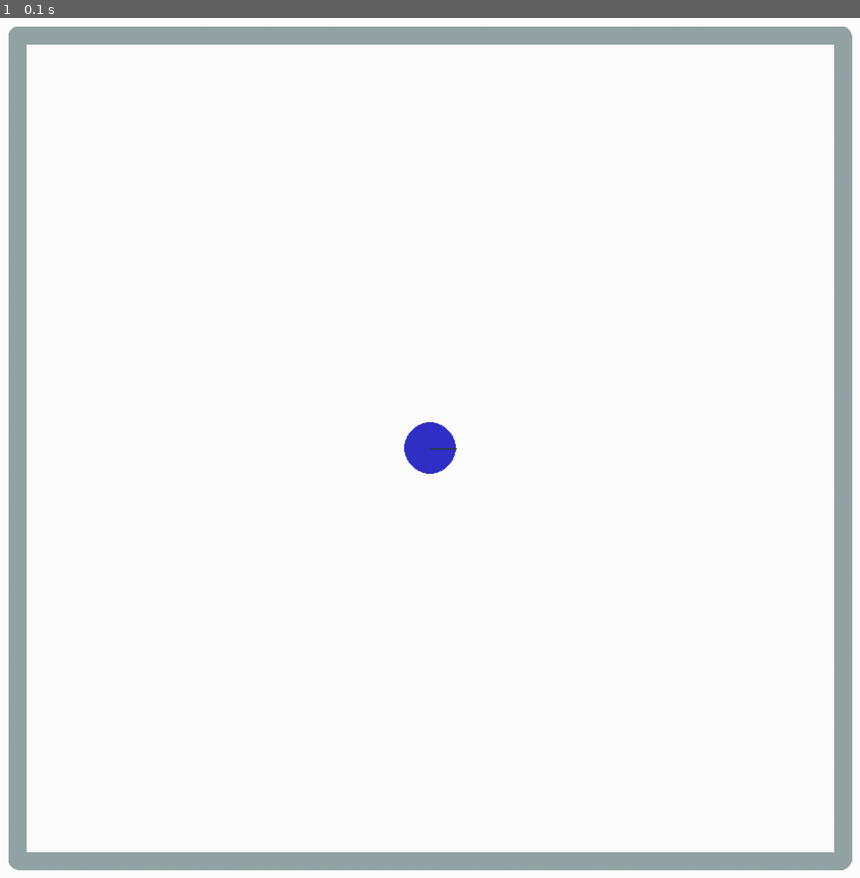
Above: before the commit, frame 1.
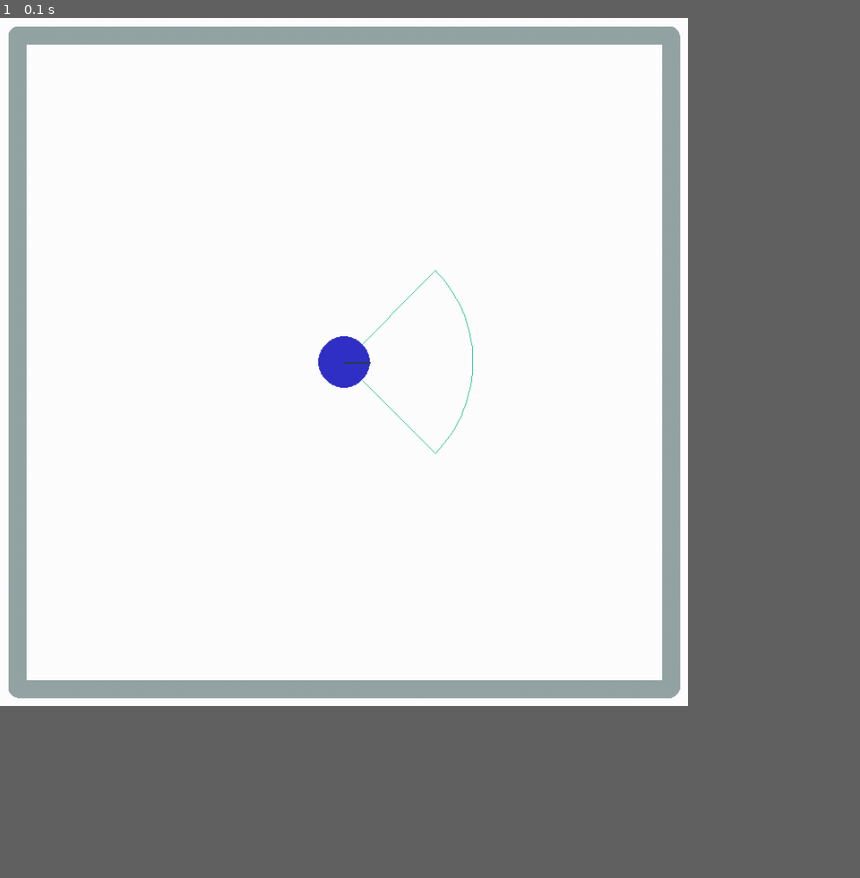
Above: after the commit, the same moment.

Repository: kvmilos/CPMII-project
Game: pygame game, started from main.py
Same seed, same stepped clock (60 frames per second), same inputs: the game is played once before the commit and once after it.
Inputs:
- Up to frame 1 (0.1 s): no input
In our replay, the window is 900x900 before the commit and 720x720 after it. These sizes can differ from the game's own. Grey fills any space a smaller window leaves; there, only what the larger window draws over its background counts as a difference.

The runs differ from the first frame. In frame 1, 8.7% of the frame differs, in the area x 1-100%, y 1-100%.

Commit message:
display vision field, update robot movement, add comments to the code

Diff:
--- a/character.py
+++ b/character.py
@@ -3,7 +3,8 @@
 import math
 
 class Robot():
-    def __init__(self, name, position = (500, 500), size = 30, angle = 0, color = (50, 50, 200, 100), vision_field_angle = 90, vision_field_range = 150):
+    # robot is a circle with a vision field
+    def __init__(self, name, space, position = (100, 100), size = 30, angle = 0, color = (50, 50, 200, 100), vision_field_angle = 90, vision_field_range = 150):
         self.name = name
         self.body = pymunk.Body(1, 1)
         self.body.position = position
@@ -13,27 +14,34 @@
         self.radius = size
         self.shape = pymunk.Circle(self.body, self.radius)
         self.shape.color = color
+        space.add(self.body, self.shape)
+
 
     def draw(self, window, space):
-        space.add(self.body, self.shape)
-        # TODO: Draw vision field
-        # start_angle = math.radians(self.body.angle - self.vision_angle // 2)
-        # end_angle = math.radians(self.body.angle + self.vision_angle // 2)
-        # vision_surface = pygame.Surface((800, 600), pygame.SRCALPHA)
-        # pygame.draw.arc(vision_surface, (50, 200, 150, 30), (self.body.position[0] - self.vision_range, self.body.position[1] - self.vision_range, self.vision_range * 2, self.vision_range * 2), start_angle, end_angle, 1)
-        # window.blit(vision_surface, self.body.position)
-        return self.body
+        # function to draw both the robor, and its vision field
+        # draw the vision field as an arc
+        start_angle = math.radians(self.body.angle - self.vision_angle // 2)
+        end_angle = math.radians(self.body.angle + self.vision_angle // 2)
+        rect = pygame.Rect(self.body.position.x - self.vision_range, self.body.position.y - self.vision_range, self.vision_range * 2, self.vision_range * 2)
+        pygame.draw.arc(window, (50, 200, 150), rect, start_angle, end_angle, 1)
+        # draw lines at the start and end of the arc
+        start_x = self.body.position.x + self.vision_range * math.cos(start_angle)
+        start_y = self.body.position.y + self.vision_range * math.sin(start_angle)
+        end_x = self.body.position.x + self.vision_range * math.cos(end_angle)
+        end_y = self.body.position.y + self.vision_range * math.sin(end_angle)
+        # add a segment
+        pygame.draw.line(window, (50, 200, 150), (self.body.position.x, self.body.position.y), (start_x, start_y), 1)
+        pygame.draw.line(window, (50, 200, 150), (self.body.position.x, self.body.position.y), (end_x, end_y), 1)
+        # draw space onto window
+        space.debug_draw(pymunk.pygame_util.DrawOptions(window))
+        return window
 
     def rotate(self, angle):
+        # rotate the robot by angle
         self.angle = self.angle + angle
         return self.angle
 
-    def move(self, x, y):
-        self.position = (self.position[0] + x, self.position[1] + y)
+    def move(self, dist):
+        # move the robot by dist in the direction of its angle
+        self.position = (self.position[0] + dist * math.cos(self.angle), self.position[1] + dist * math.sin(self.angle))
         return self.position
-
-    def get_position(self):
-        return self.position
-
-    def get_angle(self):
-        return self.angle
--- a/main.py
+++ b/main.py
@@ -1,36 +1,37 @@
 import pygame
 import pymunk.pygame_util
 import character
-import simulation
+from simulation import Simulation, WIDTH, HEIGHT
 
-pygame.init()
-window = pygame.display.set_mode((simulation.WIDTH, simulation.HEIGHT))
+class Screen():
+    # class with the window, to display
+    def __init__(self):
+        pygame.init()
+        pygame.display.set_caption("CPM II: Robot Simulation")
+        self.window = pygame.display.set_mode((WIDTH, HEIGHT))
+        self.window.fill("white")
 
-def draw(space, window, draw_options):
-    window.fill("white")
-    space.debug_draw(draw_options)
-    pygame.display.update()
+    # function to run the pygame window
+    def run(self, width, height, simulation):
+        run = True
+        clock = pygame.time.Clock()
+        fps = 60
+        dt = 1/fps
 
-def run(window, width, height):
-    run = True
-    clock = pygame.time.Clock()
-    fps = 60
-    dt = 1/fps
+        space, robot = simulation.run()
+        robot.draw(self.window, space)
 
-    space, robot = simulation.run_simulation()
-    robot.draw(window, space)
-
-    draw_options = pymunk.pygame_util.DrawOptions(window)
-
-    while run:
-        for event in pygame.event.get():
-            if event.type == pygame.QUIT or event.type == pygame.KEYDOWN and event.key == pygame.K_ESCAPE:
-                run = False
-                break
-        draw(space, window, draw_options)
-        space.step(dt)
-        clock.tick(fps)
-    pygame.quit()
+        while run:
+            for event in pygame.event.get():
+                if event.type == pygame.QUIT or event.type == pygame.KEYDOWN and event.key == pygame.K_ESCAPE:
+                    run = False
+                    break
+            pygame.display.update()
+            space.step(dt)
+            clock.tick(fps)
+        pygame.quit()
 
 if __name__ == "__main__":
-    run(window, simulation.WIDTH, simulation.HEIGHT)
+    simulation = Simulation()
+    window = Screen()
+    window.run(WIDTH, HEIGHT, simulation)
--- a/simulation.py
+++ b/simulation.py
@@ -1,8 +1,10 @@
 import pymunk
 import character
 
-WIDTH, HEIGHT = 1000, 1000
+# constants for the window
+WIDTH, HEIGHT = 800, 800
 
+# walls of the window
 WALLS = [
     (20, 20, WIDTH - 20, 20),
     (20, 20, 20, HEIGHT - 20),
@@ -10,20 +12,29 @@
     (WIDTH - 20, 20, WIDTH - 20, HEIGHT - 20)
 ]
 
-def add_wall(space, start_x, start_y, end_x, end_y, thickness=10):
-    body = pymunk.Body(body_type=pymunk.Body.STATIC)
-    shape = pymunk.Segment(body, (start_x, start_y), (end_x, end_y), thickness)
-    shape.elasticity = 0.5
-    space.add(body, shape)
-    return body
+class Simulation():
+    # class to create the simulation environment
+    def add_wall(self, space, start_x, start_y, end_x, end_y, thickness=10):
+        body = pymunk.Body(body_type=pymunk.Body.STATIC)
+        shape = pymunk.Segment(body, (start_x, start_y), (end_x, end_y), thickness)
+        shape.elasticity = 0.5
+        space.add(body, shape)
+        return body
 
-def run_simulation():
-    space = pymunk.Space()
-    space.gravity = (0.0, 0.0)
+    # function to run the simulation
+    def run(self):
+        space = pymunk.Space()
+        space.gravity = (0.0, 0.0)
 
-    robot = character.Robot("robot")
+        robot = character.Robot("robot", space, (WIDTH // 2, HEIGHT // 2))
 
-    for wall in WALLS:
-        add_wall(space, *wall)
+        for wall in WALLS:
+            self.add_wall(space, *wall)
 
-    return space, robot
+        # TODO: Add vision field for robot using segment_query_first (?)
+        # TODO: Add collision detection
+        # TODO: Add movement + rotation
+        # TODO: Add food(?)
+        # TODO: masks (?) for the robot to differentiate between walls, and food
+
+        return space, robot
